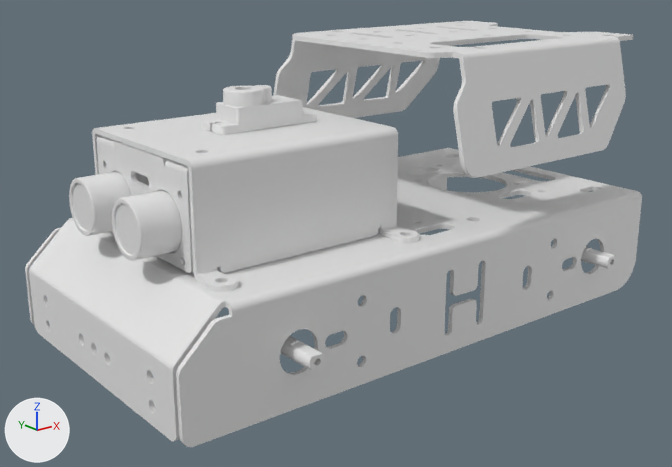
What one commit did to the COLLADA model meshes/chassis.dae.
Rendered twice from a camera (50 mm lens) standing at (-183.0, -220.0, 71.0) and looking at (-8.0, -1.0, -16.0). Every picture has the same lights, and +X, +Y and +Z are marked at lower left. Where no turn or scale is listed for an object, it has been applied to the vertices. Vertices at the same position are counted once.

The first picture shows 'TurboPi_chassis'.
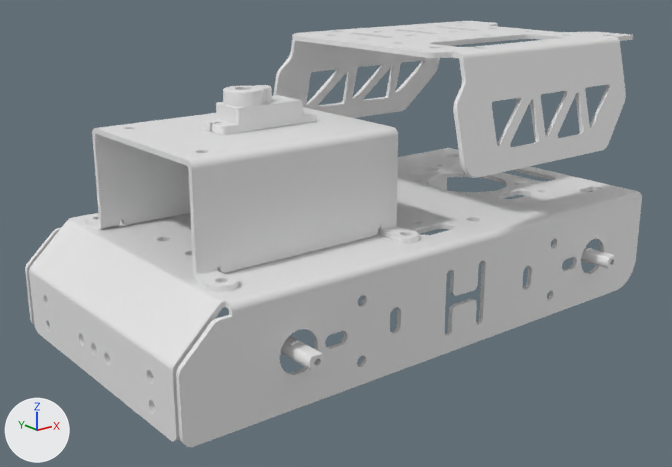
Changed parts and their boxes (x1, y1, x2, y2) in the pictures (672 x 467 px):
part 1 of me_turbopi_chassis_001, deleted
    before: (69, 135, 193, 273)

What changed in the scene script:
```text
Change me_turbopi_chassis_001:
    used by ob_turbopi_chassis; location = (-90.0, 54.2, -65.0)
    remove me_turbopi_chassis_001.from_pydata(...)  # 21298 vertices, 42620 faces; spans x 0.0..179.0, y -108.0..0.0, z 23.0..107.0
    add me_turbopi_chassis_001.from_pydata(...)  # 16036 vertices, 32330 faces; spans x 0.0..179.0, y -108.0..0.0, z 23.0..107.0
    me_turbopi_chassis_001 part 1: 7 loose pieces with 5248 vertices, spanning x 5.0..30.0, y -80.0..-29.0, z 57.0..85.0, are deleted
```
